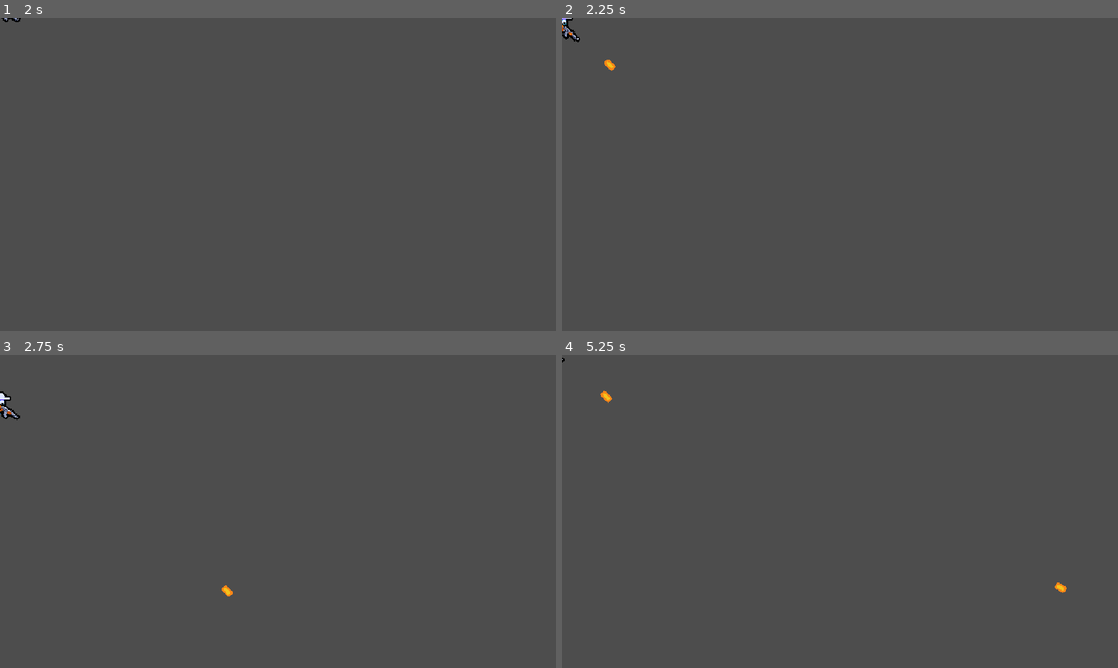
Above: before the commit, frames 1-4 (two rows, left to right).
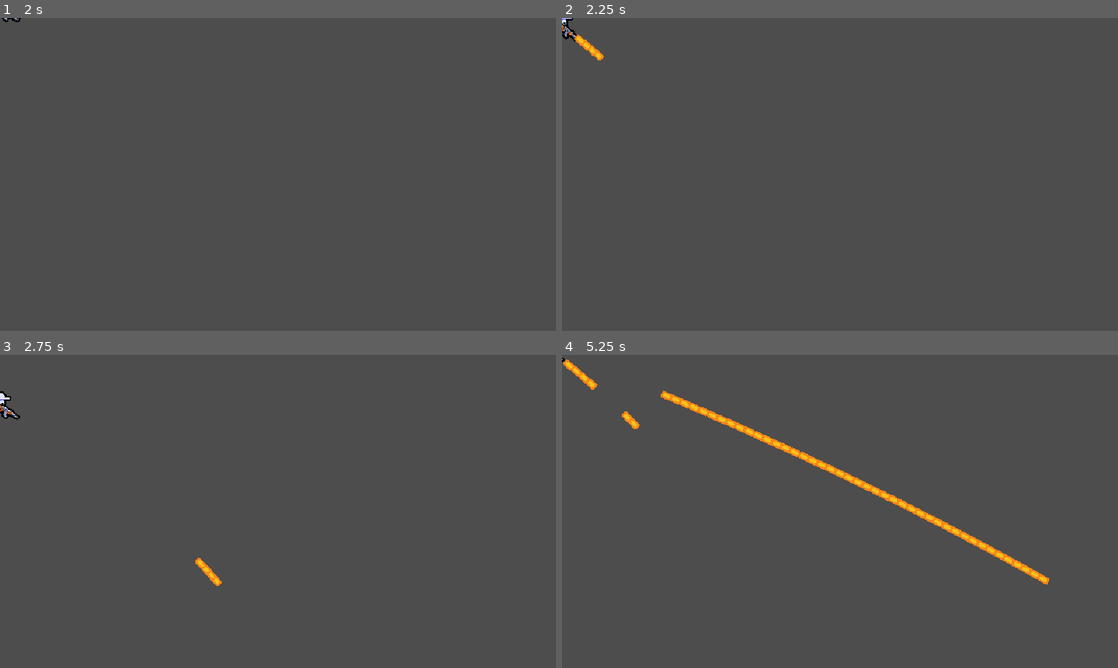
Above: after the commit, the same moments.

Repository: bartoszcholewa/2d-multiplayer-course
Game: Godot game, scene res://ui/main_menu/main_menu.tscn
The game is run twice, just before and just after one commit, with the same random seed, the same clock (stepped at 60 frames per second) and the same inputs.
Inputs (mouse positions are in pixels of both pictures, inside the frame that each line leads up to):
- Up to frame 1 (2 s): tap Enter at 0.5 s; move the mouse to (400, 158) at 0.52 s; press the mouse at (400, 158) at 0.53 s; hold D (move_right) 0.53-1.25 s; release the mouse at (400, 158) at 1.25 s; click "Host" at 1.25 s
- Up to frame 2 (2.25 s): tap Space at 2 s; move the mouse to (728, 190) at 2.02 s; hold S (move_down) from 2.03 s (still down); click (728, 190) at 2.1 s
- Up to frame 3 (2.75 s): keep holding S (move_down)
- Up to frame 4 (5.25 s): move the mouse to (895, 442) at 2.77 s; release S (move_down) at 2.78 s; press the mouse at (895, 442) at 2.78 s; hold D (move_right) 2.78-3.53 s; move the mouse to (812, 574) at 3.52 s; release the mouse at (812, 574) at 3.53 s; hold W (move_up) 3.53-4.28 s; click (812, 574) at 3.6 s; move the mouse to (1006, 558) at 4.27 s; press the mouse at (1006, 558) at 4.28 s; hold A (move_left) from 4.28 s (still down); move the mouse to (673, 464) at 5.02 s; release the mouse at (673, 464) at 5.03 s; click (673, 464) at 5.1 s

Frame 1 is identical in both runs. In frame 2, 0.2% of the frame differs, in the area x 2-10%, y 5-17%; in frame 3, 0.2%; in frame 4, 2.0%, in the area x 0-91%, y 1-76%.

Commit message:
Lesson 14 - Sync Bullets

Diff:
--- a/components/player_input_synchronizer_component.gd
+++ b/components/player_input_synchronizer_component.gd
@@ -5,6 +5,7 @@
 
 var movement_vector: Vector2 = Vector2.ZERO
 var aim_vector: Vector2 = Vector2.RIGHT
+var is_attack_pressed: bool
 
 func _process(_delta: float) -> void:
 	if is_multiplayer_authority():
@@ -18,3 +19,4 @@
 		"move_down"
 	)
 	aim_vector = aim_root.global_position.direction_to(aim_root.get_global_mouse_position())
+	is_attack_pressed = Input.is_action_pressed("attack")
--- a/components/player_input_synchronizer_component.tscn
+++ b/components/player_input_synchronizer_component.tscn
@@ -9,6 +9,9 @@
 properties/1/path = NodePath(".:aim_vector")
 properties/1/spawn = true
 properties/1/replication_mode = 1
+properties/2/path = NodePath(".:is_attack_pressed")
+properties/2/spawn = true
+properties/2/replication_mode = 2
 
 [node name="PlayerInputSynchronizerComponent" type="MultiplayerSynchronizer"]
 root_path = NodePath(".")
--- a/entities/bullet/bullet.tscn
+++ b/entities/bullet/bullet.tscn
@@ -1,10 +1,24 @@
-[gd_scene load_steps=3 format=3 uid="uid://ci3xnymrb32hv"]
+[gd_scene load_steps=4 format=3 uid="uid://ci3xnymrb32hv"]
 
 [ext_resource type="Script" uid="uid://bmayrjr4vuwmn" path="res://entities/bullet/bullet.gd" id="1_2kyv7"]
 [ext_resource type="Texture2D" uid="uid://bby4dgu8kl3an" path="res://entities/bullet/bullet.png" id="1_78c8h"]
 
+[sub_resource type="SceneReplicationConfig" id="SceneReplicationConfig_2kyv7"]
+properties/0/path = NodePath(".:global_position")
+properties/0/spawn = true
+properties/0/replication_mode = 0
+properties/1/path = NodePath(".:rotation")
+properties/1/spawn = true
+properties/1/replication_mode = 0
+properties/2/path = NodePath(".:direction")
+properties/2/spawn = true
+properties/2/replication_mode = 0
+
 [node name="Bullet" type="Node2D"]
 script = ExtResource("1_2kyv7")
 
+[node name="MultiplayerSynchronizer" type="MultiplayerSynchronizer" parent="."]
+replication_config = SubResource("SceneReplicationConfig_2kyv7")
+
 [node name="Sprite2D" type="Sprite2D" parent="."]
 texture = ExtResource("1_78c8h")
--- a/entities/player/player.gd
+++ b/entities/player/player.gd
@@ -13,10 +13,6 @@
 	player_input_synchronizer_component.set_multiplayer_authority(input_multiplayer_authority)
 
 
-func _input(event: InputEvent) -> void:
-	if event.is_action_pressed("attack"):
-		create_bullet()
-
 
 func _process(_delta: float) -> void:
 	# Rotate and point weapon at mouse position (aim_vector)
@@ -27,12 +23,15 @@
 	if is_multiplayer_authority():
 		velocity = player_input_synchronizer_component.movement_vector * 100
 		move_and_slide()
+		if player_input_synchronizer_component.is_attack_pressed:
+			create_bullet()
 
 
 func create_bullet() -> void:
 	var bullet_instance: Bullet = BULLET_SCENE.instantiate()
 	bullet_instance.global_position = weapon_root.global_position
-	get_parent().add_child(bullet_instance)
 
 	var bullet_direction: Vector2 = player_input_synchronizer_component.aim_vector
 	bullet_instance.start(bullet_direction)
+
+	get_parent().add_child(bullet_instance, true)
--- a/main.tscn
+++ b/main.tscn
@@ -6,4 +6,5 @@
 script = ExtResource("1_ig7tw")
 
 [node name="MultiplayerSpawner" type="MultiplayerSpawner" parent="."]
+_spawnable_scenes = PackedStringArray("uid://ci3xnymrb32hv")
 spawn_path = NodePath("..")
